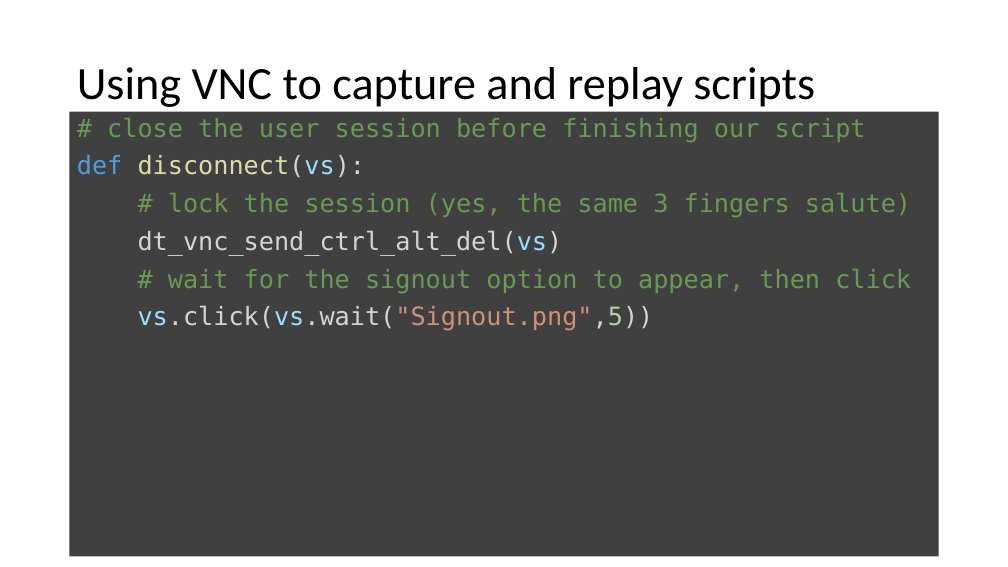
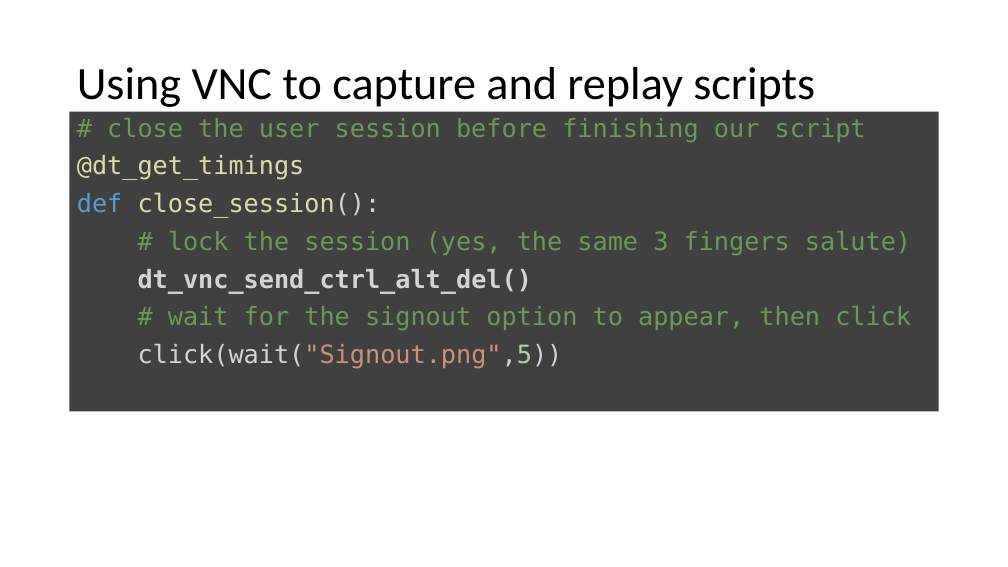
Before and after one commit to LO-RAN/dt_sikulix_bridge, a slide deck: slide 16 of documentation/dt_sikulix_bridge.pptx. Drawn at 1008x567 pixels with LibreOffice and Linux fonts; fonts in the diff are those of the drawing. Boxes give left, top, right and bottom in pixels: in the first picture for what was removed or moved away, otherwise in the second. Text is boxed around its words. In the diff, an @@ line names an element or a change of style, - is before the commit and + after.

```diff
--- a/documentation/dt_sikulix_bridge.pptx
+++ b/documentation/dt_sikulix_bridge.pptx
@@ text "# close the user session ...": place and size @@
-text "# close the user session ..." at (70, 112, 939, 557)
+text "# close the user session ..." at (70, 112, 939, 411)
@@ text at (77, 155, 381, 218): text changed @@
-def disconnect(vs):
+@dt_get_timings
+def close_session():
@@ text at (138, 269, 532, 294): text changed; bold on @@
-dt_vnc_send_ctrl_alt_del(vs)
+dt_vnc_send_ctrl_alt_del()
@@ text at (138, 343, 563, 369): text changed @@
-vs.click(vs.wait("Signout.png",5))
+click(wait("Signout.png",5))
```
Also in this commit, not shown: 9 other slides changed, 2 slides added, 4 slides removed.
